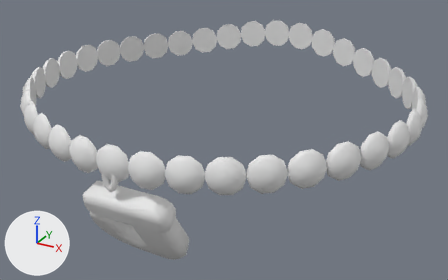
The OBJ model tools/make_wear4/art/export/diamond_j.obj as it was, and as the next commit left it.
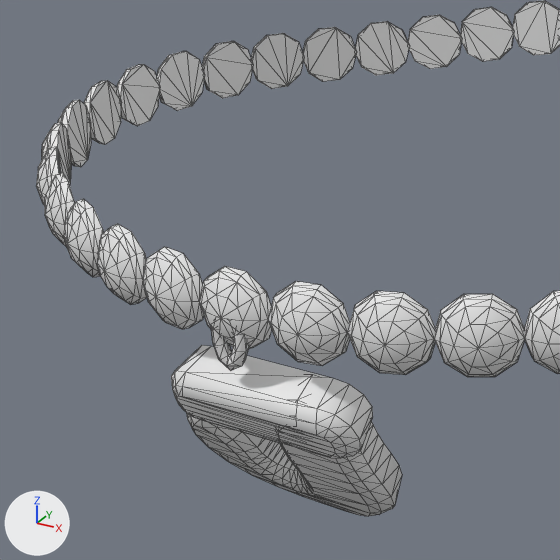
Old and new are each drawn whole from a 50 mm camera at (0.921, -1.135, 0.68) aimed at (0.015, 0.512, -0.143) and again close up on the part from 1% to 59% of the width and 7% to 100% of the height. The lights are fixed; the arrows at lower left show +X, +Y and +Z. The older version's two pictures come first. The close-ups show mesh edges as thin lines. Where no turn or scale is listed for an object, it has been applied to the vertices. Vertices at exactly the same position are counted once.

Names of what the first close-up shows: 'bail', 'gem00', 'gem01', 'gem02', 'gem12', 'gem13', 'gem15', 'gem16', 'gem34', 'gem35', 'gem36', 'jbar', 'jbody' and 12 more.
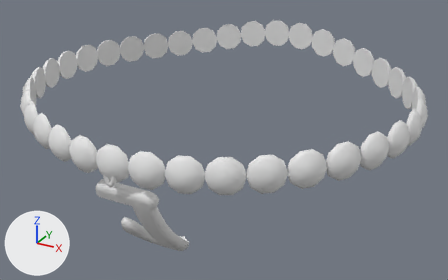
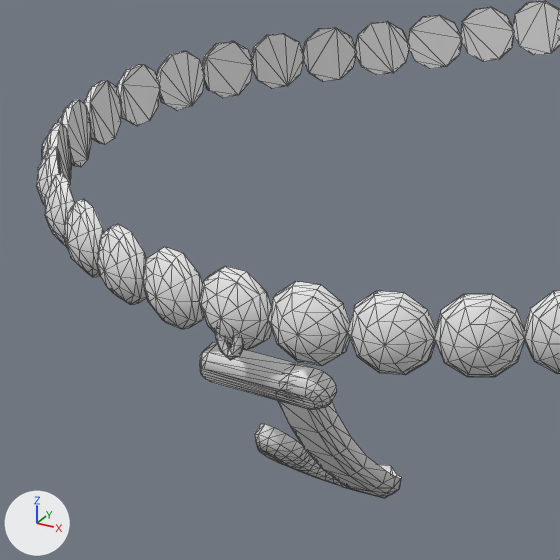
Boxes (x1, y1, x2, y2) around the edits, measured in the close-ups (560 x 560 px):
'jbar', reshaped (32% narrower, 40% shorter): before (171, 345, 373, 458); after (199, 342, 337, 409)
'jbody', reshaped (31% narrower): before (187, 375, 402, 516); after (254, 364, 401, 498)
'bail', reshaped: before (211, 324, 249, 371); after (215, 331, 244, 360)

The change in detail:
me_bail is used by ob_bail; location (0.0, 0.0, 0.0).
me_bail had 54 vertices, 100 faces and spanned x -0.0242..0.0242, y -0.0635..-0.0463, z -0.073..0.0114.
me_bail now has 54 vertices, 100 faces and spans x -0.0194..0.0194, y -0.0615..-0.0479, z -0.0591..0.006.
me_bail part 1: 54 of 54 vertices moved; they spanned x -0.0242..0.0242, y -0.0635..-0.0463, z -0.073..0.0114 and now span x -0.0194..0.0194, y -0.0615..-0.0479, z -0.0591..0.006; mean shift (0.0, 0.0, 0.0034).
me_jbar is used by ob_jbar; location (0.0, 0.0, 0.0).
me_jbar had 56 vertices, 96 faces and spanned x -0.119..0.153, y -0.056..0.036, z -0.184..-0.083.
me_jbar now has 56 vertices, 96 faces and spans x -0.081..0.109, y -0.037..0.011, z -0.124..-0.071.
me_jbar part 2: 56 of 56 vertices moved; they spanned x -0.119..0.153, y -0.056..0.036, z -0.184..-0.083 and now span x -0.081..0.109, y -0.037..0.011, z -0.124..-0.071; mean shift (-0.003, 0.005, 0.039).
me_jbody is used by ob_jbody; location (0.0, 0.0, 0.0).
me_jbody had 176 vertices, 306 faces and spanned x -0.146..0.141, y -0.05..0.206, z -0.389..-0.083.
me_jbody now has 176 vertices, 306 faces and spans x -0.092..0.092, y -0.033..0.267, z -0.397..-0.071.
me_jbody part 3: 176 of 176 vertices moved; they spanned x -0.146..0.141, y -0.05..0.206, z -0.389..-0.083 and now span x -0.092..0.092, y -0.033..0.267, z -0.397..-0.071; mean shift (-0.002, 0.056, -0.029).
